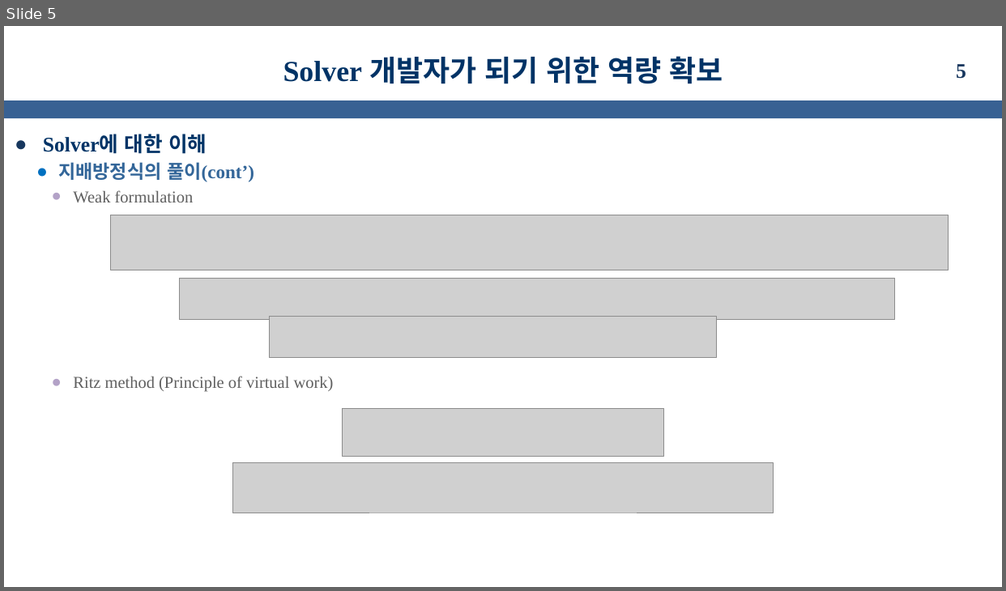
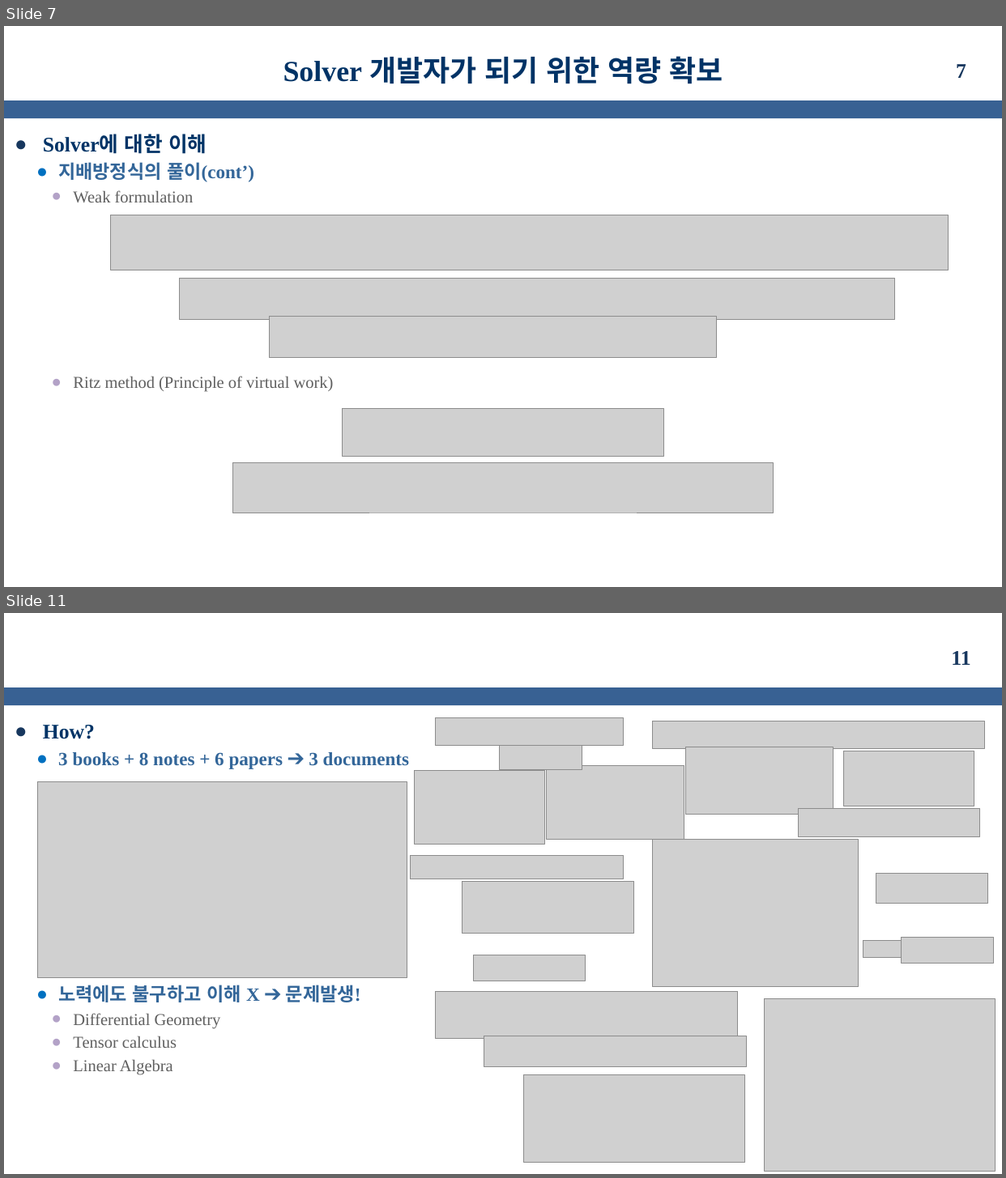
Before and after one commit to kms0523/Study, a slide deck: 발표자료/성과발표(중간).pptx. Shown one above the other, each under a label of ours: slide 5 before the commit, slides 7 and 11 after it; the slides between them are not shown. The pictures are 1006x591 and 1006x1178 pixels, drawn with LibreOffice and Linux fonts; fonts in the diff are those of the drawing; grey boxes stand for pictures; background and template pictures are left out. Boxes give left, top, right and bottom in pixels: in the first picture for what was removed or moved away, otherwise in the second. Text is boxed around its words. In the diff, an @@ line names an element or a change of style, - is before the commit and + after.

```diff
--- a/발표자료/성과발표(중간).pptx
+++ b/발표자료/성과발표(중간).pptx
@@ slide 11 added at (4, 613, 1002, 1174), background #FFFFFF; not listed: 1 template element that a slide beside it also shows @@
@@ page number added at (951, 651, 970, 665), 20 pt, text #17375E, bold @@
+11
@@ text added at (43, 725, 409, 1076), 18 pt, text #336699, bold @@
+● How?
+  ● 3 books + 8 notes + 6 papers ➔ 3 documents
+  ● 노력에도 불구하고 이해 X ➔ 문제발생!
+    ● Differential Geometry
+    ● Tensor calculus
+    ● Linear Algebra
@@ picture added at (38, 782, 407, 978) @@
@@ group added at (410, 717, 995, 1171): 19 pictures @@
@@ what was slide 5 is now slide 7 @@
@@ page number at (956, 64, 966, 78): text changed @@
-5
+7
```
Also in this commit, not shown: 5 slides changed, 6 other slides added, 2 slides removed, 8 other files.
